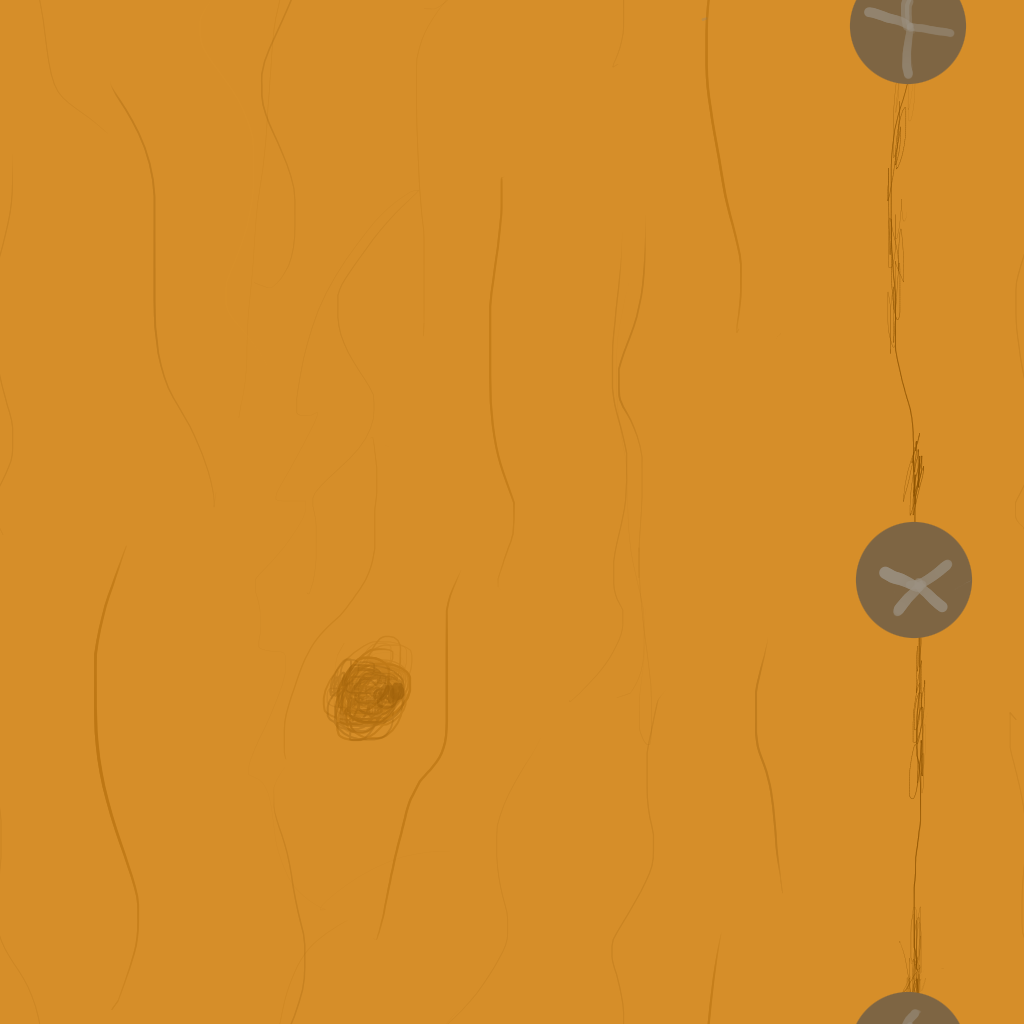
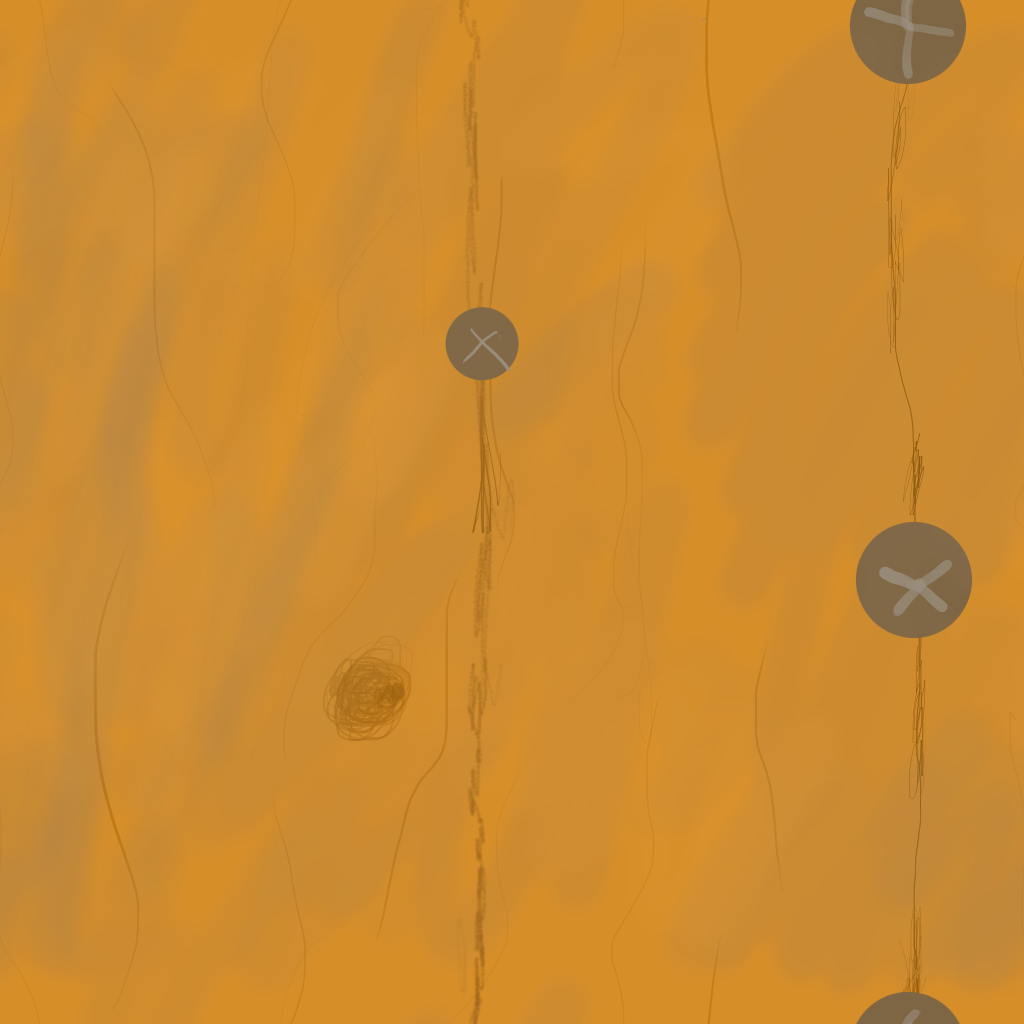
Comparing the layer stacks of the two (1024, 1024) images. Changes:
painted on "Paint Layer 1" over [0, 0, 1024, 1024]
